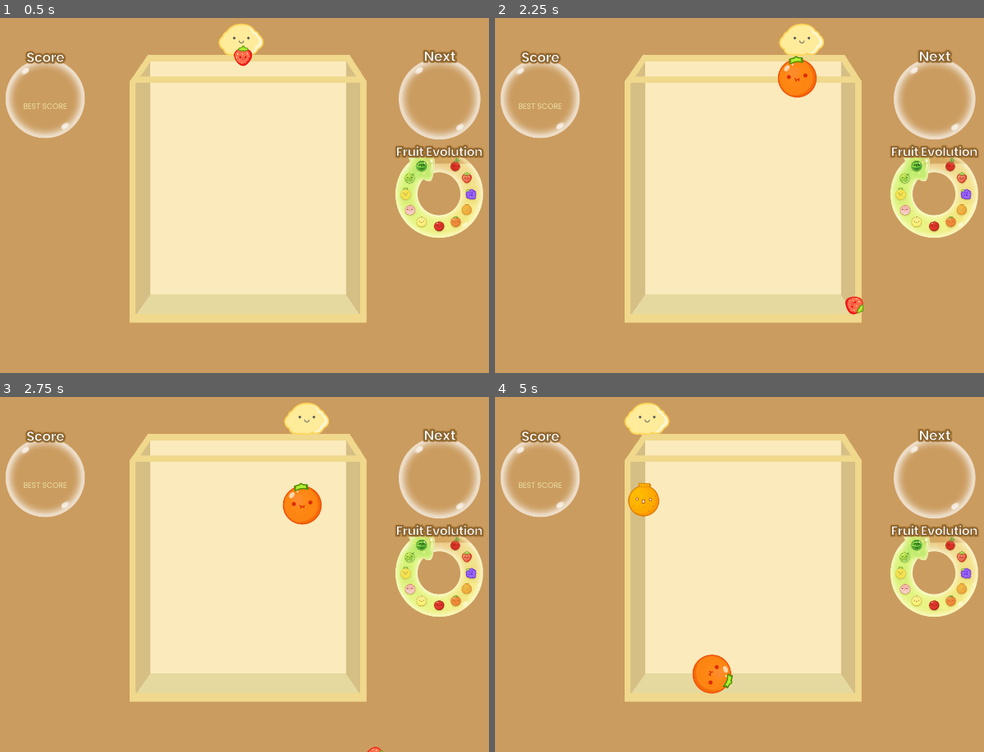
Above: before the commit, frames 1-4 (two rows, left to right).
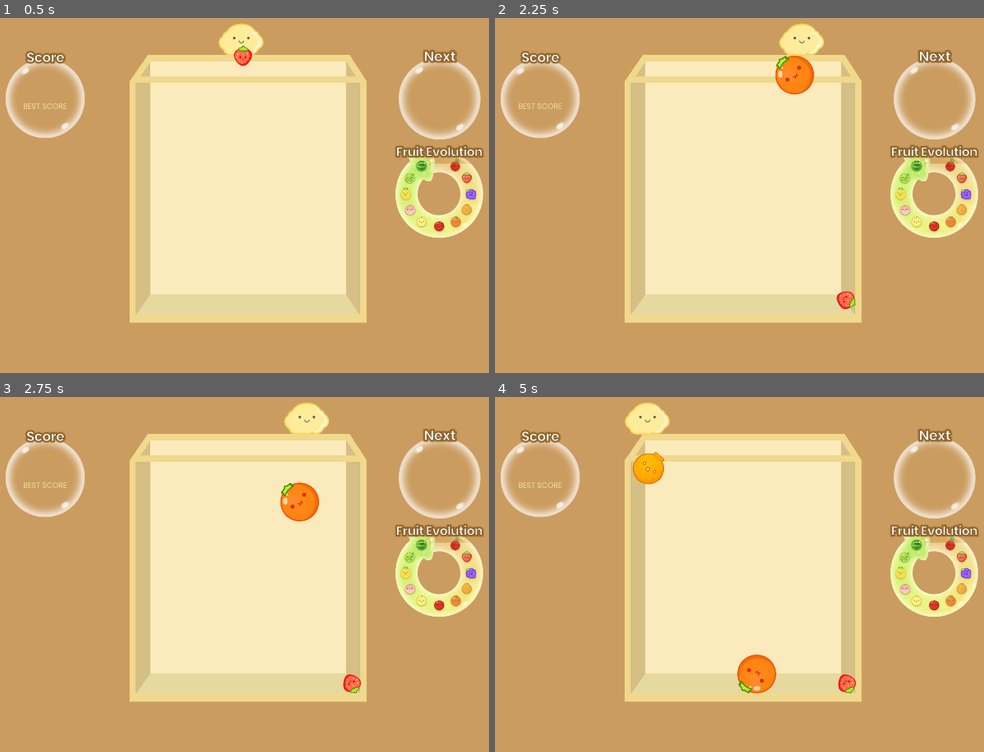
Above: after the commit, the same moments.

Repository: scohenpelletier1/aylins-suika-game
Game: Godot game, scene res://Scenes/gameView.tscn
Same seed, same stepped clock (60 frames per second), same inputs: the game is played once before the commit and once after it.
Inputs (mouse positions are in pixels of both pictures, inside the frame that each line leads up to):
- Up to frame 1 (0.5 s): no input
- Up to frame 2 (2.25 s): tap Enter at 0.5 s; move the mouse to (881, 170) at 0.52 s; click (881, 170) at 0.67 s; move the mouse to (607, 206) at 1.27 s; click (607, 206) at 1.42 s; move the mouse to (803, 106) at 2.02 s; click (803, 106) at 2.17 s
- Up to frame 3 (2.75 s): no input
- Up to frame 4 (5 s): move the mouse to (705, 641) at 2.77 s; click (705, 641) at 2.92 s; move the mouse to (935, 624) at 3.52 s; click (935, 624) at 3.67 s; move the mouse to (539, 514) at 4.27 s; click (539, 514) at 4.42 s

Frame 1 is identical in both runs. In frame 2, 0.7% of the frame differs, in the area x 57-76%, y 10-84%; in frame 3, 0.6%; in frame 4, 2.5%, in the area x 26-74%, y 2-84%.

Commit message:
1.2.2 Added more walls
Forgot about the walls on the side of the box lol, fruits kept falling out

Diff:
--- a/Scenes/gameView.tscn
+++ b/Scenes/gameView.tscn
@@ -6,11 +6,17 @@
 [ext_resource type="Texture2D" uid="uid://bw6tfb5n05ki4" path="res://Art/nextFruit.png" id="14_dxk1r"]
 [ext_resource type="Texture2D" uid="uid://jsio4bft86te" path="res://Art/score.png" id="15_l5n2q"]
 
+[sub_resource type="RectangleShape2D" id="RectangleShape2D_tgp8f"]
+size = Vector2(18, 685)
+
+[sub_resource type="RectangleShape2D" id="RectangleShape2D_npxfu"]
+size = Vector2(18, 683)
+
 [sub_resource type="RectangleShape2D" id="RectangleShape2D_0obh8"]
 size = Vector2(690, 23)
 
 [sub_resource type="RectangleShape2D" id="RectangleShape2D_p0u6d"]
-size = Vector2(604, 379)
+size = Vector2(605, 379)
 
 [node name="GameView" type="Node2D"]
 
@@ -143,21 +149,31 @@
 color = Color(0.9411765, 0.84705883, 0.54901963, 1)
 metadata/_edit_lock_ = true
 
-[node name="Side5" type="ColorRect" parent="Background Elements/Box"]
-offset_left = 632.0
-offset_top = 224.0
-offset_right = 650.0
-offset_bottom = 918.0
-color = Color(0.9411765, 0.84705883, 0.54901963, 1)
-metadata/_edit_lock_ = true
-
-[node name="Side6" type="ColorRect" parent="Background Elements/Box"]
-offset_left = 1308.0
-offset_top = 224.0
-offset_right = 1326.0
-offset_bottom = 915.0
-color = Color(0.9411765, 0.84705883, 0.54901963, 1)
-metadata/_edit_lock_ = true
+[node name="Wall1" type="StaticBody2D" parent="Background Elements/Box"]
+position = Vector2(1308, 224)
+
+[node name="ColorReact" type="ColorRect" parent="Background Elements/Box/Wall1"]
+offset_right = 18.0
+offset_bottom = 691.0
+color = Color(0.9411765, 0.84705883, 0.54901963, 1)
+metadata/_edit_lock_ = true
+
+[node name="CollisionShape2D" type="CollisionShape2D" parent="Background Elements/Box/Wall1"]
+position = Vector2(9, 342.5)
+shape = SubResource("RectangleShape2D_tgp8f")
+
+[node name="Wall2" type="StaticBody2D" parent="Background Elements/Box"]
+position = Vector2(632, 224)
+
+[node name="ColorReact" type="ColorRect" parent="Background Elements/Box/Wall2"]
+offset_right = 18.0
+offset_bottom = 694.0
+color = Color(0.9411765, 0.84705883, 0.54901963, 1)
+metadata/_edit_lock_ = true
+
+[node name="CollisionShape2D" type="CollisionShape2D" parent="Background Elements/Box/Wall2"]
+position = Vector2(9, 344.5)
+shape = SubResource("RectangleShape2D_npxfu")
 
 [node name="Floor" type="StaticBody2D" parent="Background Elements/Box"]
 position = Vector2(960, 921)
@@ -183,7 +199,7 @@
 collision_layer = 2
 
 [node name="CollisionShape2D" type="CollisionShape2D" parent="PlayerWall1"]
-position = Vector2(-292, -39.5)
+position = Vector2(-291.5, -39.5)
 shape = SubResource("RectangleShape2D_p0u6d")
 
 [node name="PlayerWall2" type="StaticBody2D" parent="."]
Not shown: 1 places in Scenes/gameView.tscn that only renumber resources
